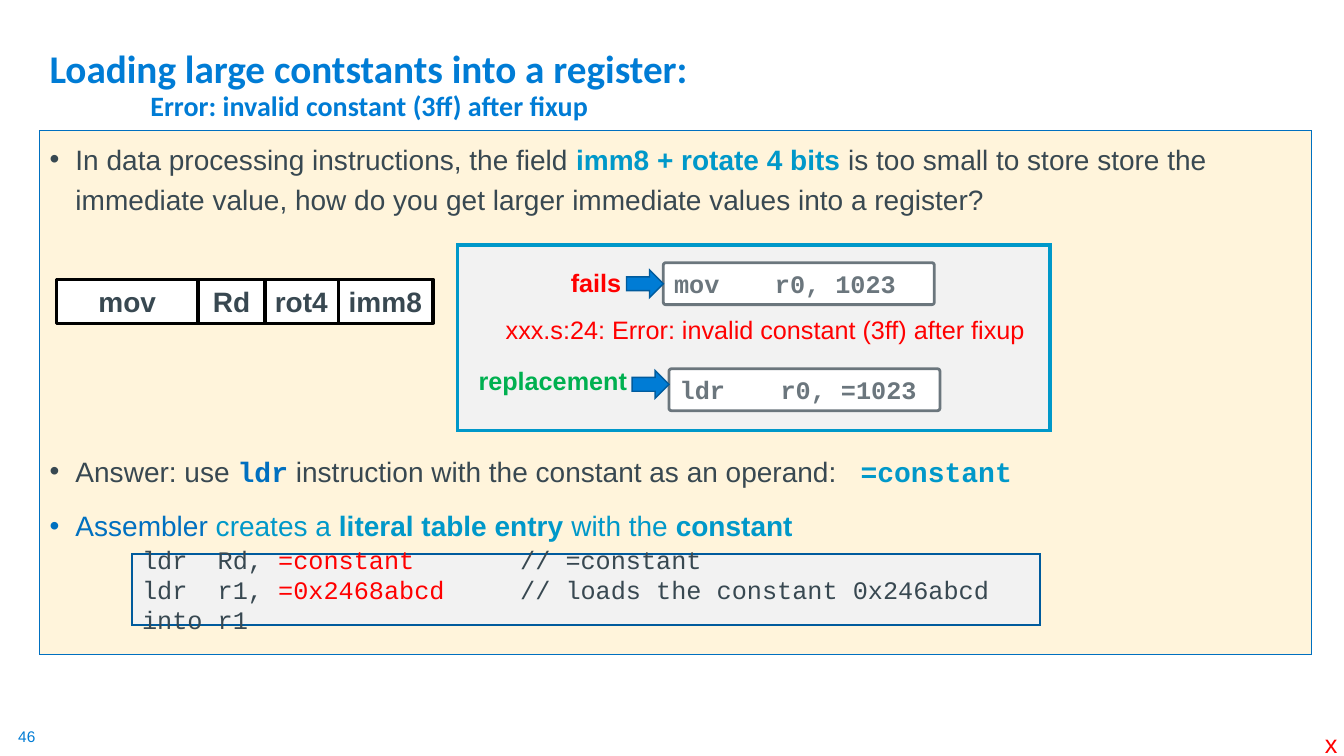
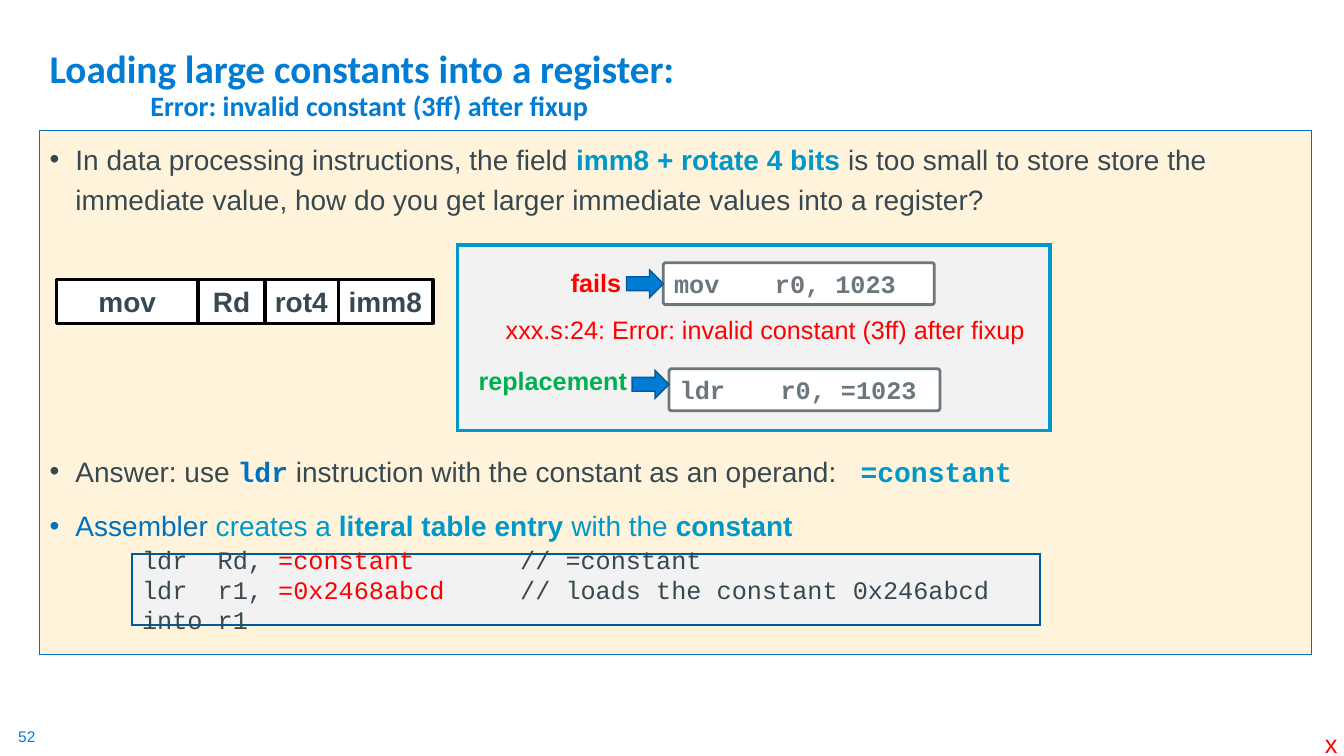
Before and after one commit to cse30-sp24/Muller-Slides, a slide deck: slide 52 of 06-Arm-Part3.pptx (slide 46 before the commit). Drawn at 1344x756 pixels with LibreOffice and Linux fonts; fonts in the diff are those of the drawing. Boxes give left, top, right and bottom in pixels: in the first picture for what was removed or moved away, otherwise in the second. Text is boxed around its words. In the diff, an @@ line names an element or a change of style, - is before the commit and + after.

```diff
--- a/06-Arm-Part3.pptx
+++ b/06-Arm-Part3.pptx
@@ title at (x1=50, y1=55, x2=674, y2=121): text changed; size 28 to 20 pt @@
-Loading large contstants into a register:
-Error: invalid constant (3ff) after fixup
+Loading large constants into a register:
+Error: invalid constant (3ff) after fixup
@@ page number at (x1=18, y1=731, x2=35, y2=742): text changed @@
-46
+52
```
Also in this commit, not shown: 9 other slides changed, 12 slides added, 1 other file.
